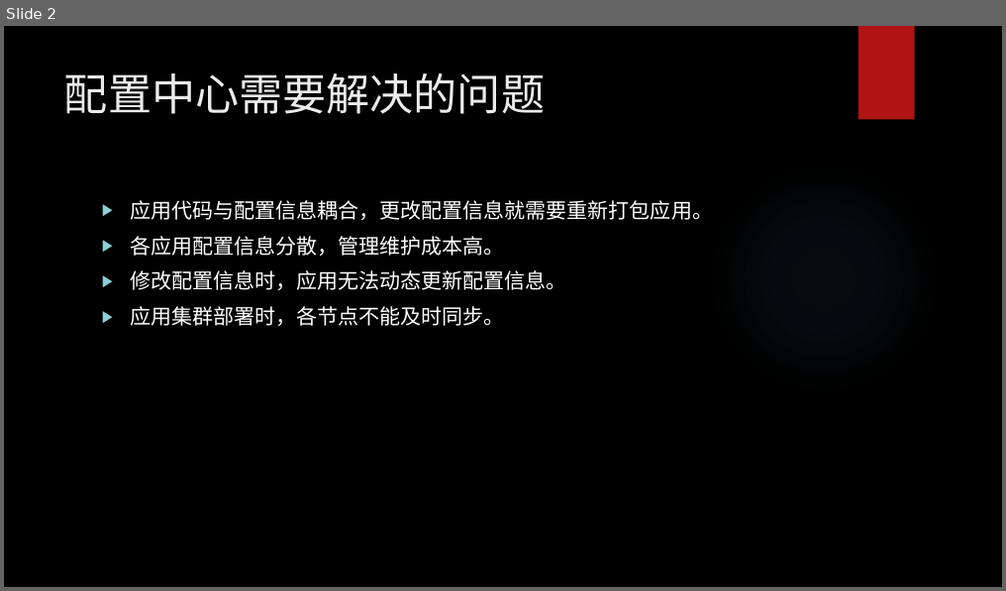
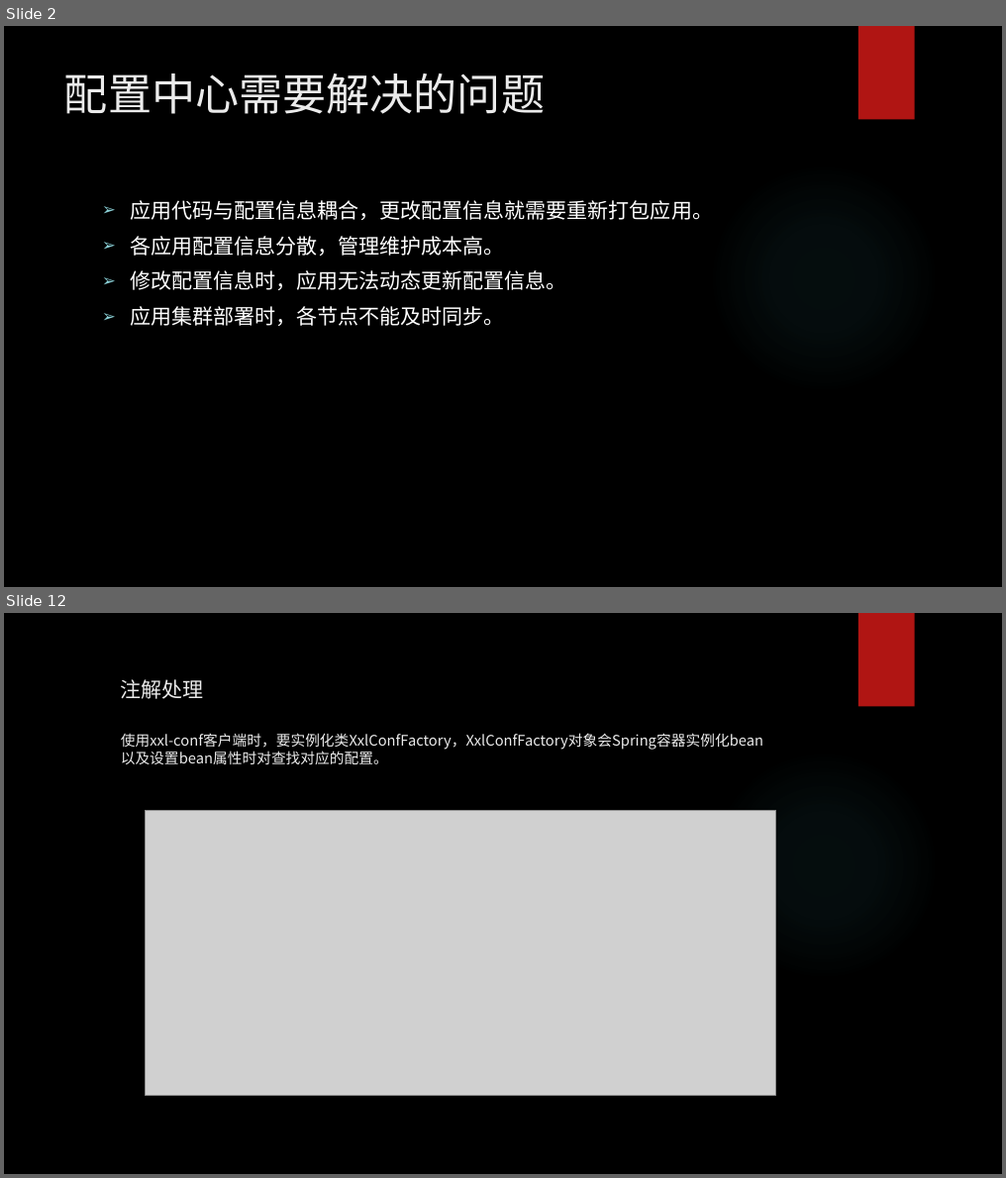
Before and after one commit to llggttd/sources, a slide deck: conf/分布式配置中心.pptx. Shown one above the other, each under a label of ours: slide 2 before the commit, slides 2 and 12 after it; the slides between them are not shown. The pictures are 1006x591 and 1006x1178 pixels, drawn with LibreOffice and Linux fonts; fonts in the diff are those of the drawing; grey boxes stand for pictures; background and template pictures are left out. Boxes give left, top, right and bottom in pixels: in the first picture for what was removed or moved away, otherwise in the second. Text is boxed around its words. In the diff, an @@ line names an element or a change of style, - is before the commit and + after.

```diff
--- a/conf/分布式配置中心.pptx
+++ b/conf/分布式配置中心.pptx
@@ slide 12 added at (4,613,1002,1174), background picture (left out); not listed: 2 template elements that a slide beside it also shows @@
@@ title added at (121,679,763,764), 14 pt, text #EBEBEB @@
+注解处理
+使用xxl-conf客户端时，要实例化类XxlConfFactory，XxlConfFactory对象会Spring容器实例化bean以及设置bean属性时对查找对应的配置。
@@ picture added at (146,810,776,1095) @@
@@ slide 2 changed as well @@
@@ text "应用代码与配置信息耦合，更改配置信息就需要重新打包应用。" at (130,200,713,326): font TeX Gyre Adventor to Noto Sans CJK SC; bullet ▶ to ➢ @@
```
Also in this commit, not shown: 1 other slide changed, 12 other slides added, 6 other files.
